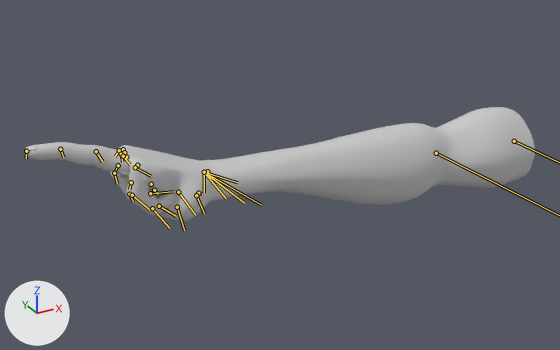
Renders of the FBX model Assets/_Project_Specific_Folder/Art/3D/Models/PlayerHands/Gestures/player_Hand@gesture04.fbx from each side of a commit.
Before and after are seen from a 50 mm camera at (-1.88, -5.27, 2.86) aimed at (1.06, 0.08, 0.18). The axes (+X, +Y, +Z) are drawn at lower left. The lights are the same throughout. Both versions are drawn at frame 7 of the action 'Take 001'; the numbers are the values there. The bones that bend it are drawn over the model as lines.

Objects in the first picture: 'player_Hand'.
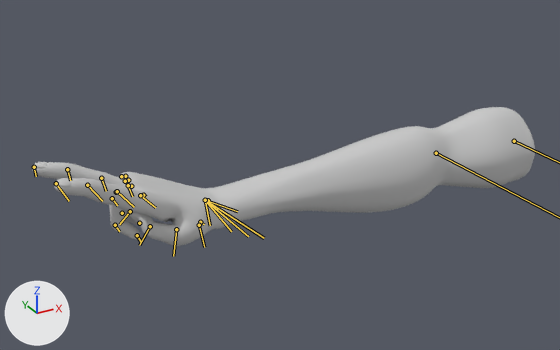
Pixel boxes [x1, y1, x2, y2] of what changed, in the pictures (560 x 350 px):
'player_Hand', posed (21% taller): before [25, 107, 535, 222]; after [33, 107, 535, 246]
bone 'Hand_Bone02', root to tip: before (207, 171) to (209, 173); after (208, 200) to (209, 202)
bone 'Hand_Bone03', root to tip: before (204, 172) to (204, 192); after (205, 200) to (210, 225)
bone 'Hand_Bone04', root to tip: before (123, 149) to (122, 151); after (125, 176) to (125, 177)
bone 'Hand_Bone05', root to tip: before (119, 150) to (115, 156); after (121, 176) to (123, 178)
bone 'Hand_Bone06', root to tip: before (118, 165) to (113, 174); after (116, 192) to (117, 193)
bone 'Hand_Bone07', root to tip: before (131, 182) to (129, 189); after (122, 213) to (122, 214)
bone 'Hand_Bone09', root to tip: before (204, 172) to (226, 198); after (205, 200) to (231, 231)
bone 'Hand_Bone10', root to tip: before (124, 152) to (125, 153); after (128, 180) to (129, 181)
bone 'Hand_Bone11', root to tip: before (121, 154) to (122, 162); after (125, 181) to (130, 187)
bone 'Hand_Bone12', root to tip: before (114, 173) to (117, 183); after (112, 198) to (117, 205)
bone 'Hand_Bone13', root to tip: before (129, 194) to (133, 201); after (115, 225) to (119, 231)
bone 'Hand_Bone15', root to tip: before (204, 172) to (244, 203); after (205, 200) to (248, 236)
bone 'Hand_Bone16', root to tip: before (126, 157) to (128, 158); after (131, 186) to (132, 187)
bone 'Hand_Bone17', root to tip: before (123, 156) to (130, 164); after (128, 185) to (132, 196)
bone 'Hand_Bone18', root to tip: before (96, 151) to (102, 161); after (101, 178) to (106, 191)
bone 'Hand_Bone21', root to tip: before (204, 172) to (261, 205); after (205, 200) to (264, 238)
bone 'Hand_Bone22', root to tip: before (137, 165) to (140, 165); after (143, 195) to (146, 196)
bone 'Hand_Bone23', root to tip: before (135, 167) to (151, 176); after (140, 195) to (155, 207)
bone 'Hand_Bone24', root to tip: before (132, 195) to (150, 210); after (117, 191) to (134, 207)
bone 'Hand_Bone25', root to tip: before (152, 208) to (169, 228); after (87, 185) to (102, 201)
bone 'Hand_Bone27', root to tip: before (204, 172) to (237, 182); after (205, 200) to (237, 211)
bone 'Hand_Bone28', root to tip: before (198, 193) to (202, 194); after (200, 222) to (204, 224)
bone 'Hand_Bone29', root to tip: before (196, 195) to (204, 214); after (199, 225) to (204, 247)
bone 'Hand_Bone30', root to tip: before (177, 207) to (184, 230); after (176, 229) to (173, 256)
bone 'Hand_Bone31', root to tip: before (159, 206) to (176, 216); after (150, 226) to (139, 245)

What the commit changed:
Bone 'Hand_Bone00' (bone_hand_bone00) turns from (1, -6, -1) to (0, 0, 0) degrees about its own x, y and z.
Bone 'Hand_Bone02' (bone_hand_bone02) turns from (1, 3, -1) to (0, -24, 0) degrees about its own x, y and z.
Bone 'Hand_Bone03' (bone_hand_bone03) turns from (8, -17, -2) to (0, 0, 0) degrees about its own x, y and z.
Bone 'Hand_Bone04' (bone_hand_bone04) turns from (-14, 35, -11) to (3, 31, 5) degrees about its own x, y and z.
Bone 'Hand_Bone05' (bone_hand_bone05) turns from (-3, 37, -9) to (3, 31, 4) degrees about its own x, y and z.
Bone 'Hand_Bone06' (bone_hand_bone06) turns from (-4, 37, -4) to (3, 31, 4) degrees about its own x, y and z.
Bone 'Hand_Bone07' (bone_hand_bone07) turns from (-10, 36, -5) to (1, 31, 3) degrees about its own x, y and z.
Bone 'Hand_Bone09' (bone_hand_bone09) turns from (3, -19, -2) to (0, 0, 0) degrees about its own x, y and z.
Bone 'Hand_Bone10' (bone_hand_bone10) turns from (-4, 39, -5) to (4, 30, 3) degrees about its own x, y and z.
Bone 'Hand_Bone11' (bone_hand_bone11) turns from (-3, 39, -3) to (2, 31, 3) degrees about its own x, y and z.
Bone 'Hand_Bone12' (bone_hand_bone12) turns from (-3, 39, 0) to (2, 31, 3) degrees about its own x, y and z.
Bone 'Hand_Bone13' (bone_hand_bone13) turns from (-7, 39, -2) to (1, 31, 3) degrees about its own x, y and z.
Bone 'Hand_Bone15' (bone_hand_bone15) turns from (-1, -19, -1) to (0, 0, 0) degrees about its own x, y and z.
Bone 'Hand_Bone16' (bone_hand_bone16) turns from (0, -6, -1) to (-4, 6, -7) degrees about its own x, y and z.
Bone 'Hand_Bone17' (bone_hand_bone17) turns from (0, 6, 2) to (1, -9, -1) degrees about its own x, y and z.
Bone 'Hand_Bone18' (bone_hand_bone18) turns from (1, -4, -3) to (2, -9, 0) degrees about its own x, y and z.
Bone 'Hand_Bone21' (bone_hand_bone21) turns from (-6, -18, 0) to (0, 0, 0) degrees about its own x, y and z.
Bone 'Hand_Bone22' (bone_hand_bone22) turns from (18, 46, 15) to (3, 5, 3) degrees about its own x, y and z.
Bone 'Hand_Bone23' (bone_hand_bone23) turns from (-2, 49, -1) to (-2, -11, 0) degrees about its own x, y and z.
Bone 'Hand_Bone24' (bone_hand_bone24) turns from (2, 48, -6) to (-2, -11, 0) degrees about its own x, y and z.
Bone 'Hand_Bone25' (bone_hand_bone25) turns from (17, 46, 7) to (-2, -11, -1) degrees about its own x, y and z.
Bone 'Hand_Bone27' (bone_hand_bone27) turns from (-15, -9, -7) to (0, 0, 0) degrees about its own x, y and z.
Bone 'Hand_Bone28' (bone_hand_bone28) turns from (10, 20, -17) to (-9, 18, -15) degrees about its own x, y and z.
Bone 'Hand_Bone29' (bone_hand_bone29) turns from (-10, 24, -18) to (-15, 12, -18) degrees about its own x, y and z.
Bone 'Hand_Bone30' (bone_hand_bone30) turns from (-50, 20, -39) to (-15, 11, -18) degrees about its own x, y and z.
Bone 'Hand_Bone31' (bone_hand_bone31) turns from (-54, 32, -37) to (-41, 16, -45) degrees about its own x, y and z.
